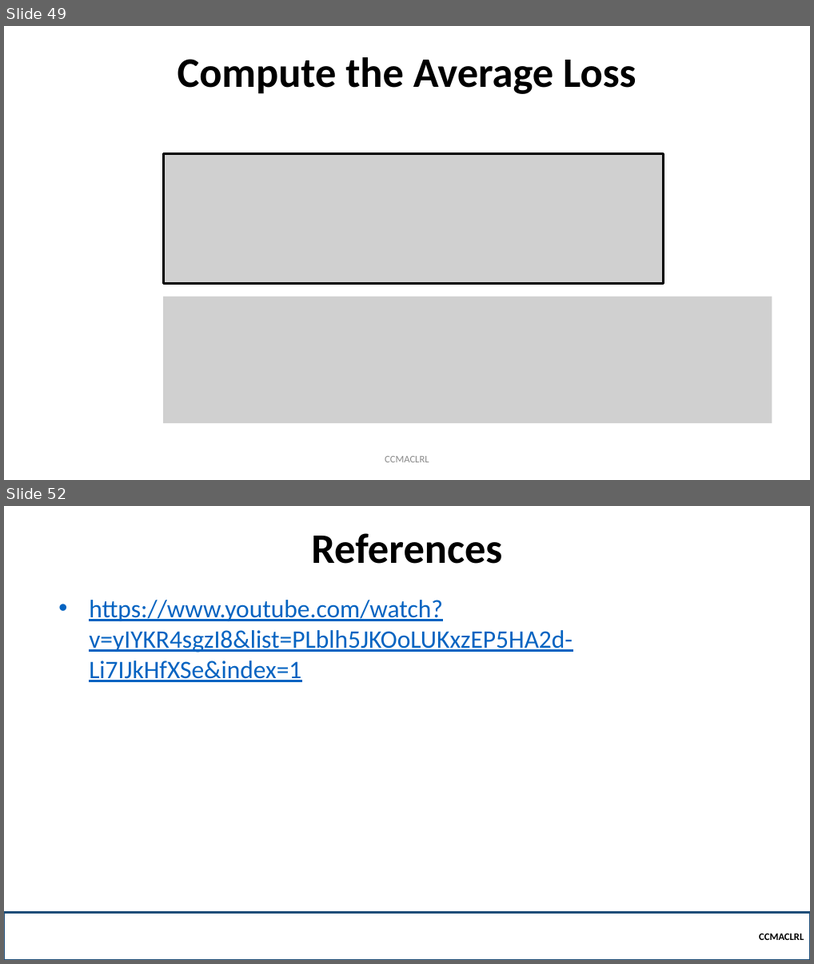
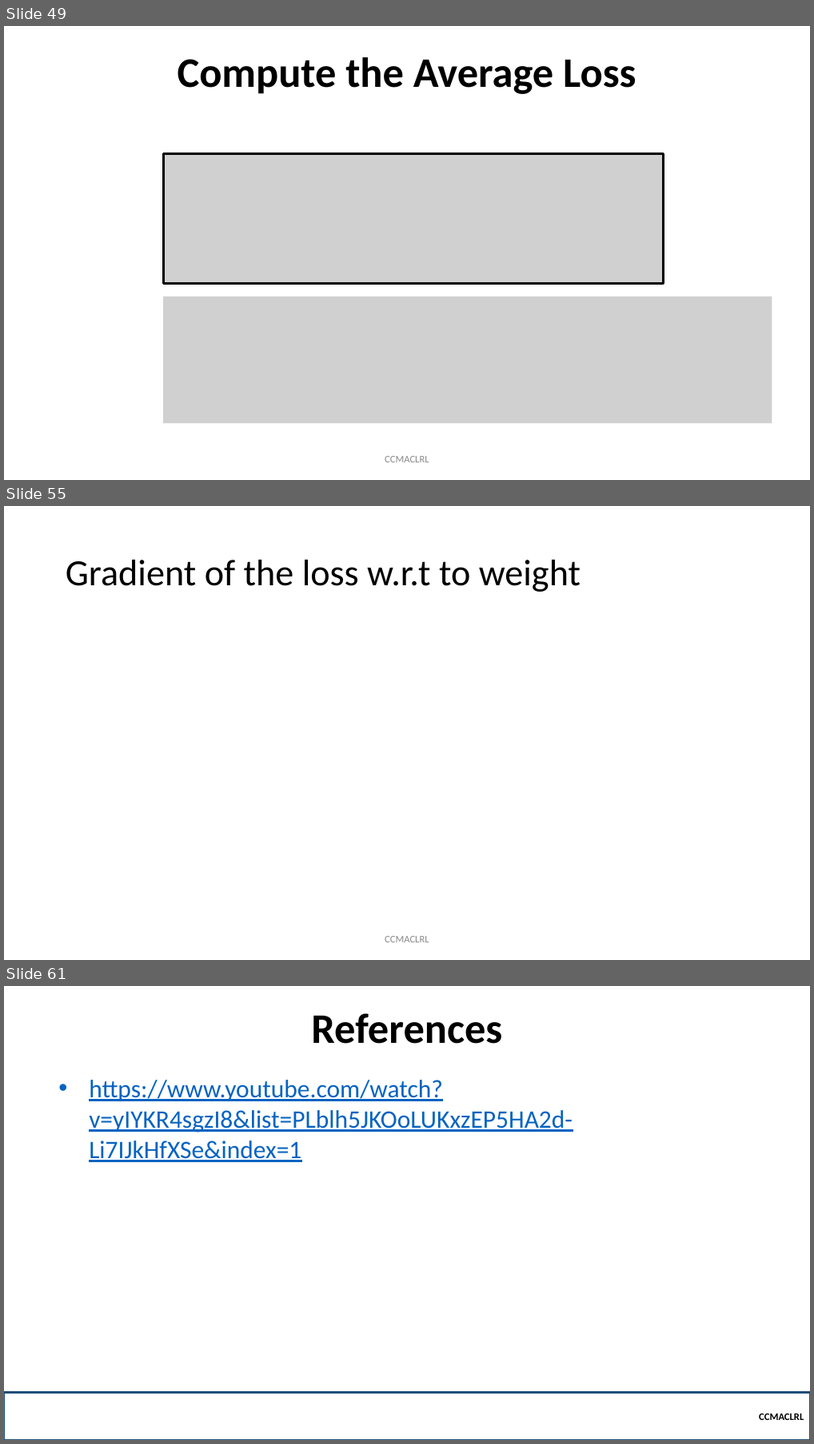
Before and after one commit to robitussin/CCMACLRL, a slide deck: 5 - Logistic Regression/Introduction to Logistic Regression.pptx. Shown one above the other, each under a label of ours: slides 49 and 52 before the commit, slides 49, 55 and 61 after it; the slides between them are not shown. The pictures are 814x964 and 814x1444 pixels, drawn with LibreOffice and Linux fonts; fonts in the diff are those of the drawing; grey boxes stand for pictures; background and template pictures are left out. Boxes give left, top, right and bottom in pixels: in the first picture for what was removed or moved away, otherwise in the second. Text is boxed around its words. In the diff, an @@ line names an element or a change of style, - is before the commit and + after.

```diff
--- a/5 - Logistic Regression/Introduction to Logistic Regression.pptx
+++ b/5 - Logistic Regression/Introduction to Logistic Regression.pptx
@@ slide 55 added at box(4, 506, 810, 960), background #FFFFFF @@
@@ title added at box(66, 560, 581, 592), 44 pt, text #000000 @@
+Gradient of the loss w.r.t to weight
@@ text added at box(385, 936, 429, 942), 12 pt, text #8C8C8C @@
+CCMACLRL
@@ what was slide 52 is now slide 61 @@
```
Also in this commit, not shown: 1 slide changed, 8 other slides added, 6 other files.
